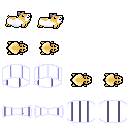
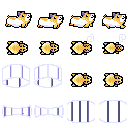
The second 128×128 image is a revision of the first. Changes to its layers:
renamed "Background" to "hamster.png", painted on it over [67, 11, 127, 55]
